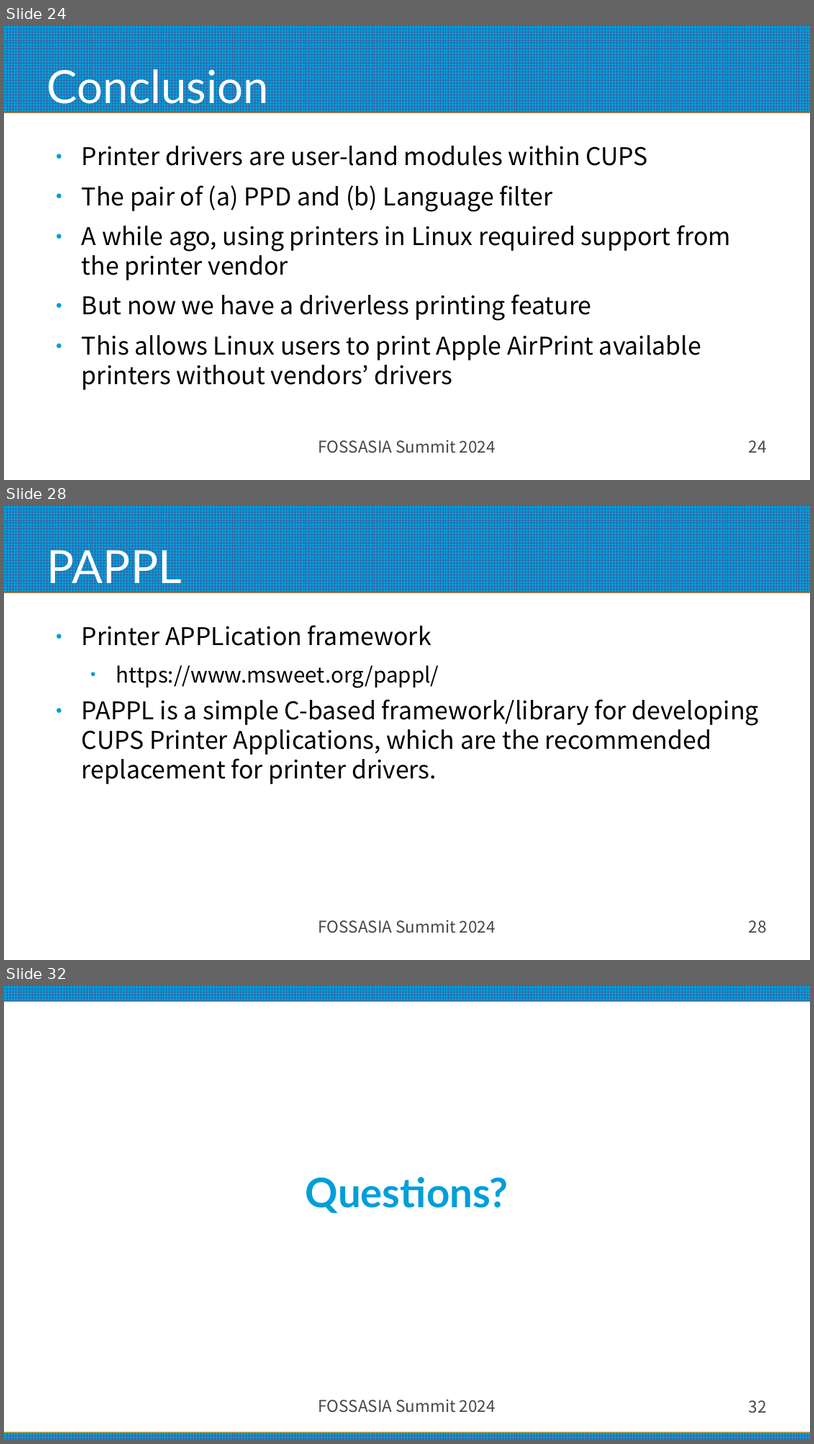
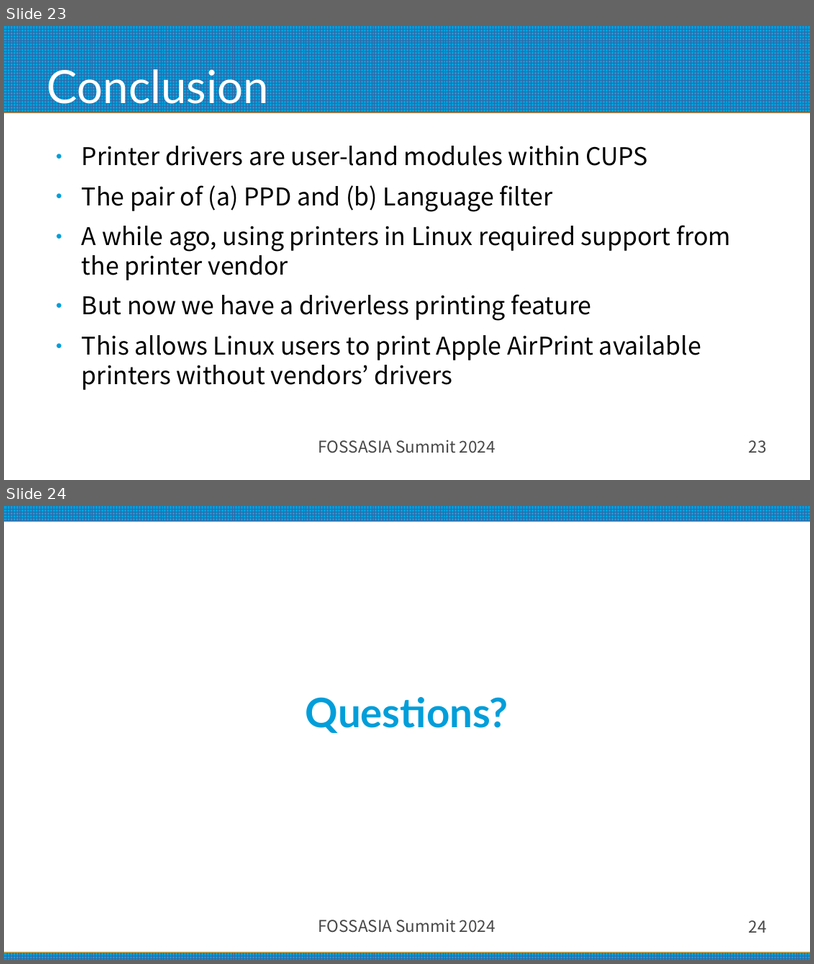
Before and after one commit to naruoga/presentations, a slide deck: FOSSASIA2024_Desktop_Printing.odp. Shown one above the other, each under a label of ours: slides 24, 28 and 32 before the commit, slides 23 and 24 after it; the slides between them are not shown. The pictures are 814x1444 and 814x964 pixels, drawn with LibreOffice and Linux fonts; fonts in the diff are those of the drawing. Boxes give left, top, right and bottom in pixels: in the first picture for what was removed or moved away, otherwise in the second. Text is boxed around its words. In the diff, an @@ line names an element or a change of style, - is before the commit and + after.

Commit message:
FOSSASIA2024_Desktop_Printing.odp: finalized version

```diff
--- a/FOSSASIA2024_Desktop_Printing.odp
+++ b/FOSSASIA2024_Desktop_Printing.odp
@@ slide 28 removed at (4,506,810,960), background #FFFFFF; not listed: 1 template element that a slide beside it also shows @@
@@ title removed at (47,543,182,592) @@
-PAPPL
@@ text removed at (82,625,759,784) @@
-● Printer APPLication framework
-  ● https://www.msweet.org/pappl/
-● PAPPL is a simple C-based framework/library for developing CUPS Printer Applications, which are the recommended replacement for printer drivers.
@@ text removed at (319,919,496,933) @@
-FOSSASIA Summit 2024
@@ page number removed at (749,920,767,933) @@
-28
@@ what was slide 24 is now slide 23 @@
@@ page number at (749,440,767,453): text changed @@
-24
+23
@@ what was slide 32 is now slide 24 @@
@@ page number at (749,920,767,932): text changed @@
-32
+24
```
Also in this commit, not shown: 1 slide changed, 7 other slides removed.
